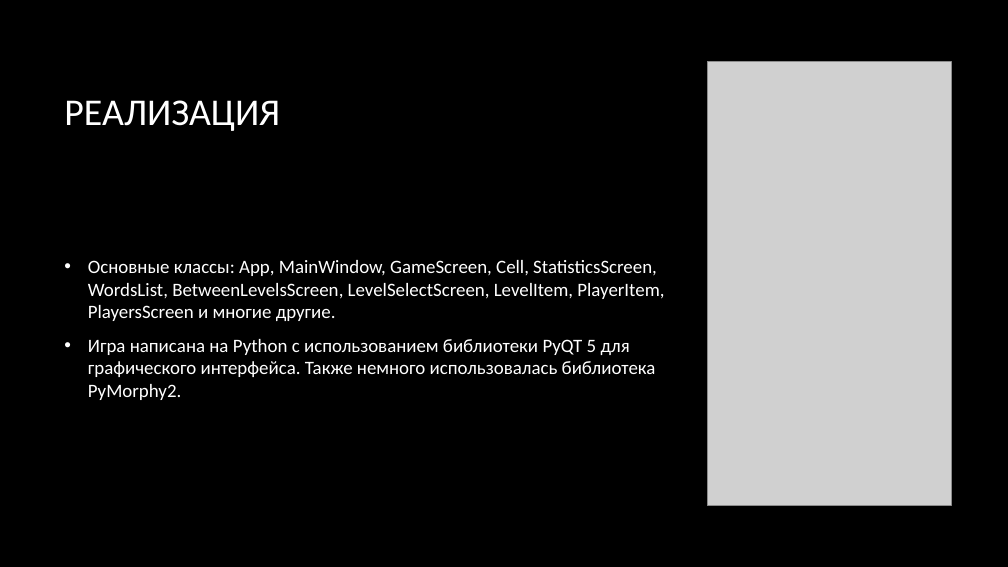
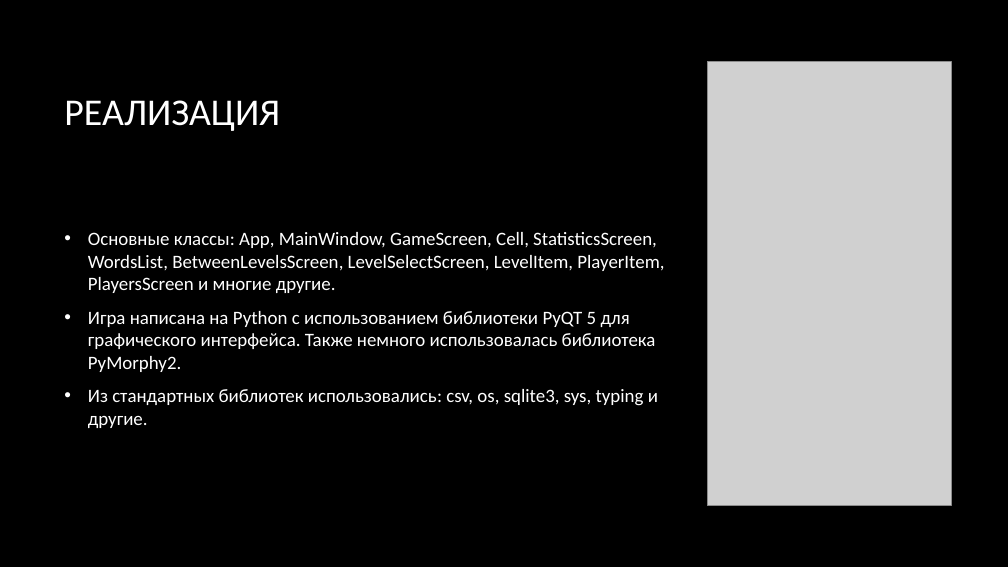
Before and after one commit to nekstas/met-chars, a slide deck: slide 3 of .docs/Презентация.pptx. Drawn at 1008x567 pixels with LibreOffice and Linux fonts; fonts in the diff are those of the drawing; grey boxes stand for pictures; background and template pictures are left out. Boxes give left, top, right and bottom in pixels: in the first picture for what was removed or moved away, otherwise in the second. Text is boxed around its words. In the diff, an @@ line names an element or a change of style, - is before the commit and + after.

```diff
--- a/.docs/Презентация.pptx
+++ b/.docs/Презентация.pptx
@@ text at [88,389,658,428]: paragraph added @@
+• Из стандартных библиотек использовались: csv, os, sqlite3, sys, typing и другие.
```
Also in this commit, not shown: 1 slide added, 4 other files.
